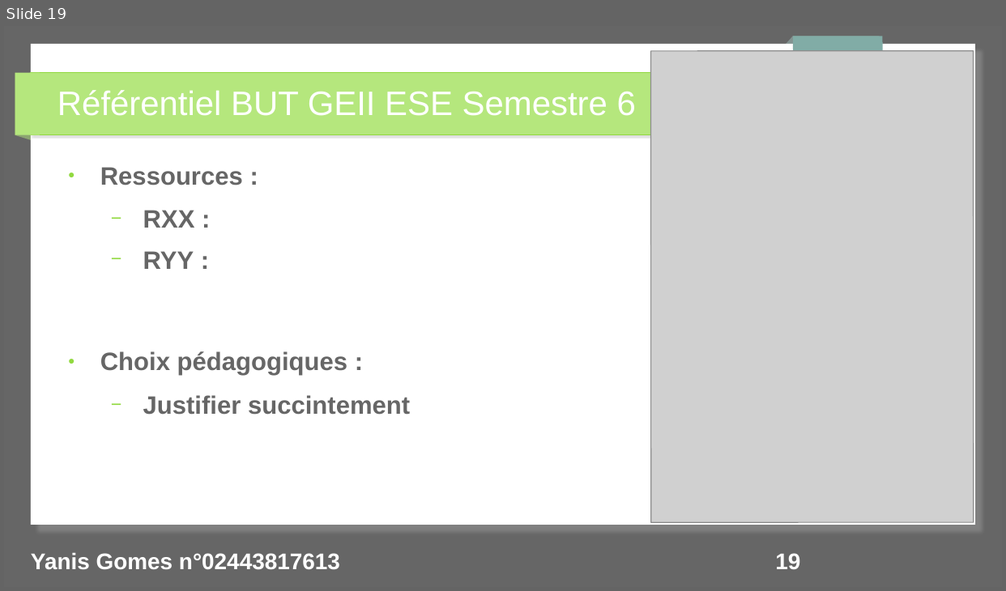
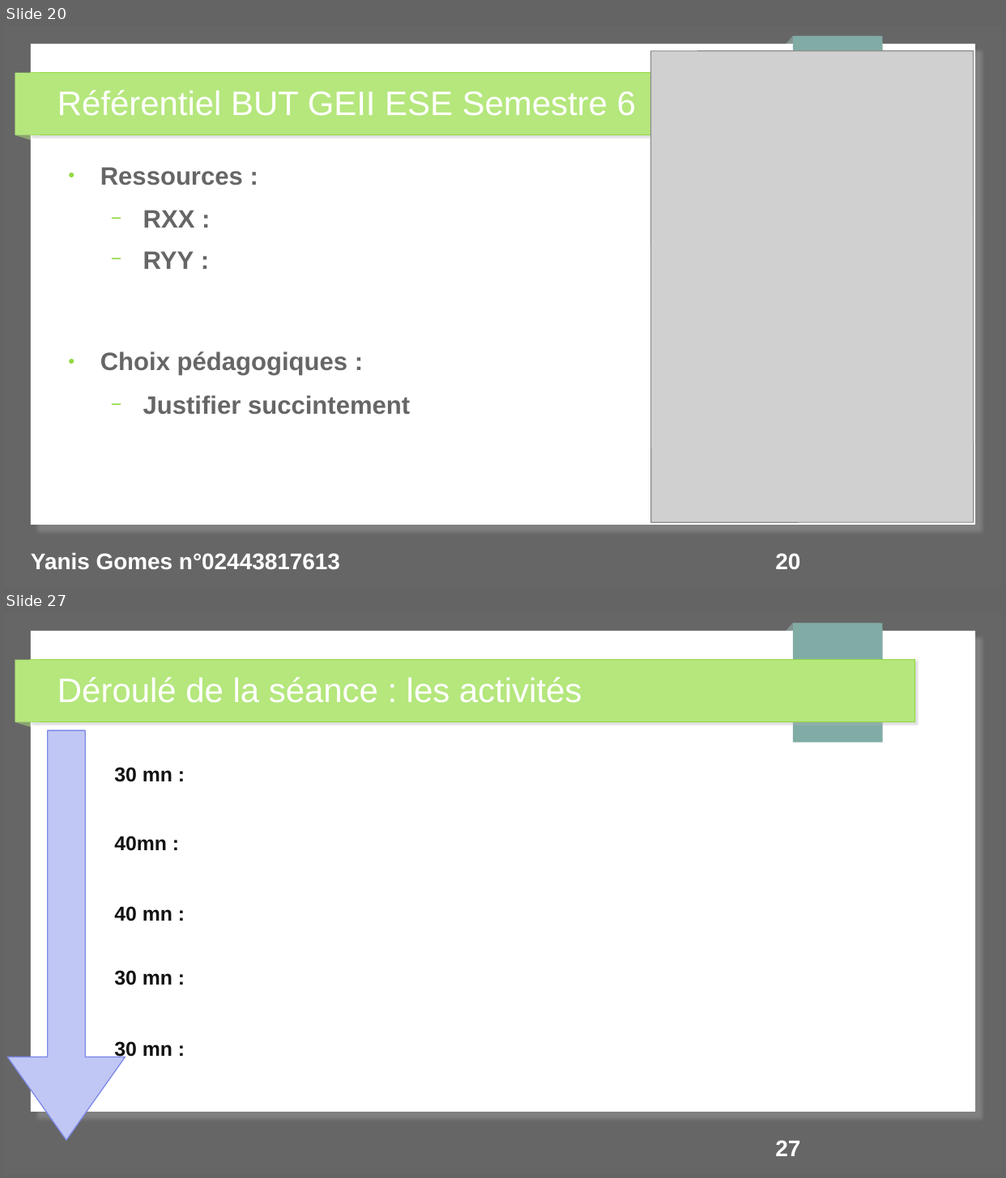
Before and after one commit to yanisgomes/agregation-sii-info, a slide deck: BUT/YANIS_GOMES_BUT_02443817613.odp. Shown one above the other, each under a label of ours: slide 19 before the commit, slides 20 and 27 after it; the slides between them are not shown. The pictures are 1006x591 and 1006x1178 pixels, drawn with LibreOffice and Linux fonts; fonts in the diff are those of the drawing; grey boxes stand for pictures. Boxes give left, top, right and bottom in pixels: in the first picture for what was removed or moved away, otherwise in the second. Text is boxed around its words. In the diff, an @@ line names an element or a change of style, - is before the commit and + after.

```diff
--- a/BUT/YANIS_GOMES_BUT_02443817613.odp
+++ b/BUT/YANIS_GOMES_BUT_02443817613.odp
@@ slide 27 added at bbox=[4, 613, 1002, 1174], background #666666; not listed: 7 template elements that a slide beside it also shows @@
@@ title added at bbox=[57, 677, 582, 703], 27 pt, text #FFFFFF @@
+Déroulé de la séance : les activités
@@ down arrow added at bbox=[7, 730, 126, 1141], fill #C1C7F4, outline #7D8AE7 0.85 pt @@
@@ text added at bbox=[114, 767, 172, 782], 16 pt, text #111111, bold @@
+30 mn :
@@ text added at bbox=[114, 836, 167, 851], 16 pt, text #111111, bold @@
+40mn :
@@ text added at bbox=[114, 906, 172, 922], 16 pt, text #111111, bold @@
+40 mn :
@@ text added at bbox=[114, 970, 172, 986], 16 pt, text #111111, bold @@
+30 mn :
@@ text added at bbox=[114, 1041, 172, 1061], 16 pt, text #111111, bold @@
+30 mn :
@@ page number added at bbox=[775, 1140, 800, 1157], 18 pt, text #FFFFFF, bold @@
+27
@@ what was slide 19 is now slide 20 @@
@@ page number at bbox=[775, 553, 800, 570]: text changed @@
-19
+20
```
Also in this commit, not shown: 8 slides changed, 6 other slides added, 4 slides removed, 1 other file.
